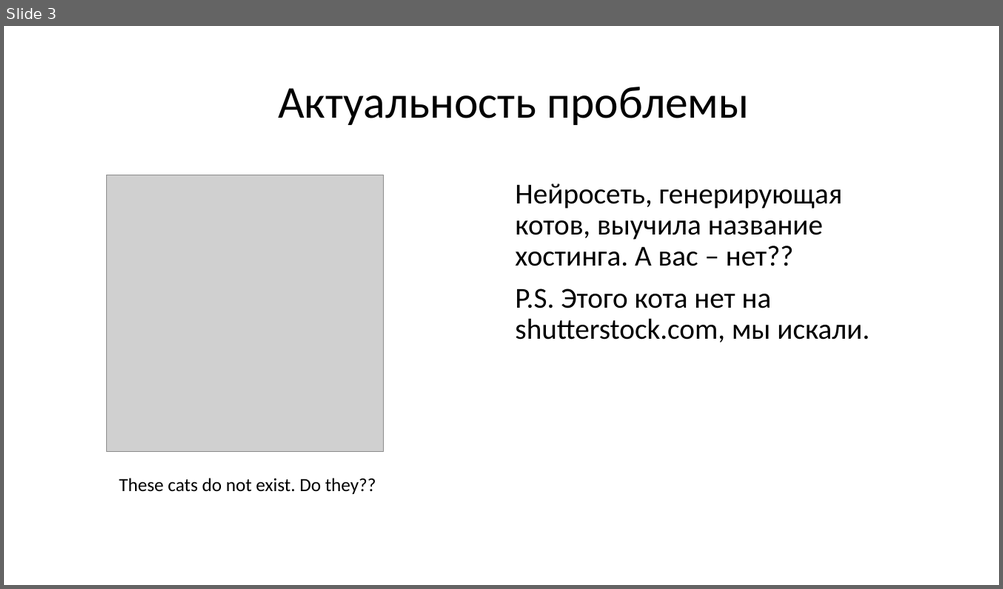
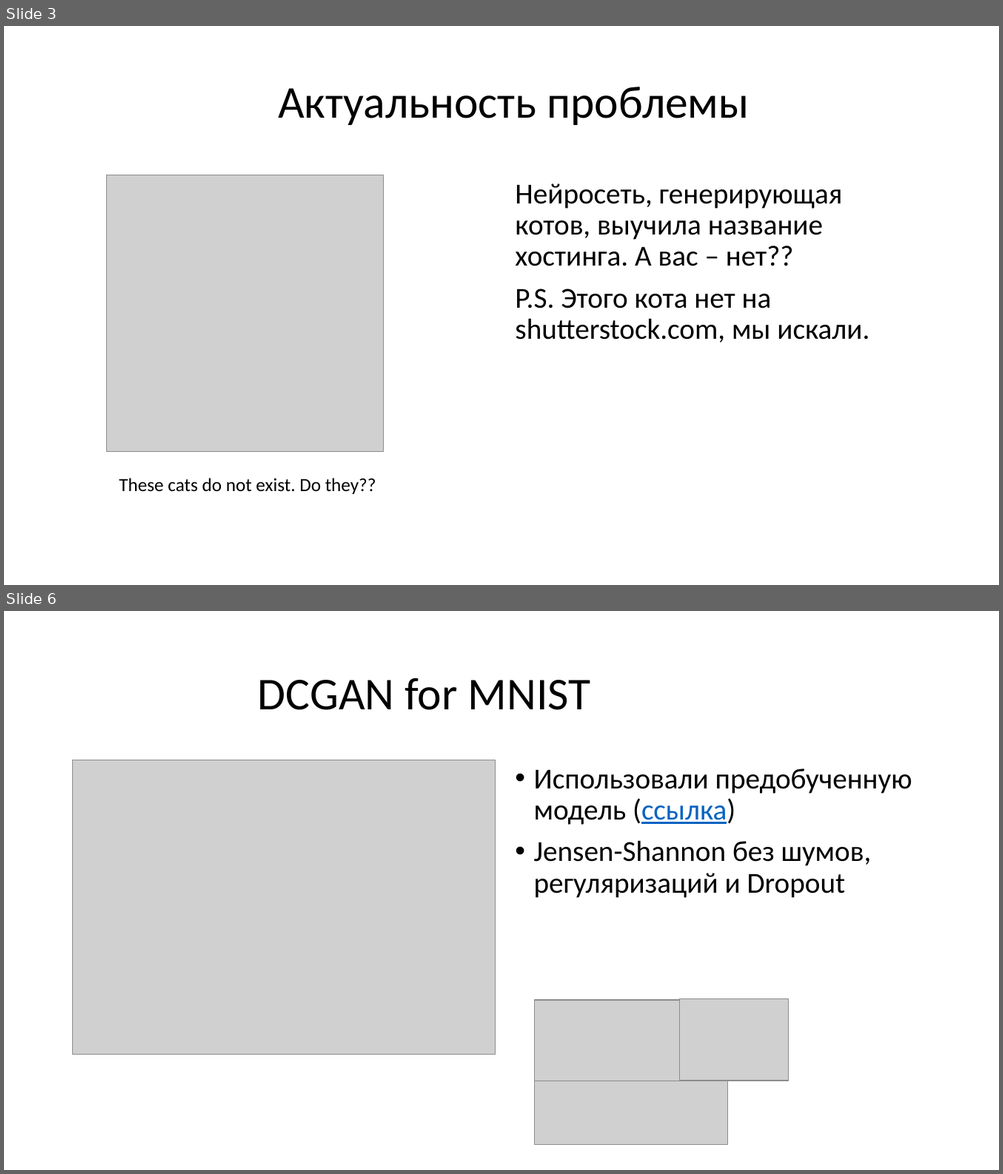
Before and after one commit to Private-ML/gan, a slide deck: GAN MNIST/some slides.pptx. Shown one above the other, each under a label of ours: slide 3 before the commit, slides 3 and 6 after it; the slides between them are not shown. The pictures are 1003x589 and 1003x1174 pixels, drawn with LibreOffice and Linux fonts; fonts in the diff are those of the drawing; grey boxes stand for pictures; background and template pictures are left out. Boxes give left, top, right and bottom in pixels: in the first picture for what was removed or moved away, otherwise in the second. Text is boxed around its words. In the diff, an @@ line names an element or a change of style, - is before the commit and + after.

```diff
--- a/GAN MNIST/some slides.pptx
+++ b/GAN MNIST/some slides.pptx
@@ slide 6 added at (x1=4, y1=611, x2=999, y2=1170), background picture (left out) @@
@@ title added at (x1=258, y1=678, x2=591, y2=710), 44 pt, text #000000 @@
+DCGAN for MNIST
@@ picture added at (x1=73, y1=760, x2=495, y2=1055) @@
@@ text added at (x1=534, y1=769, x2=912, y2=898), 28 pt, text #000000 @@
+• Использовали предобученную модель (ссылка)
+• Jensen-Shannon без шумов, регуляризаций и Dropout
@@ picture added at (x1=535, y1=1000, x2=679, y2=1082) @@
@@ picture added at (x1=679, y1=999, x2=788, y2=1081) @@
@@ picture added at (x1=535, y1=1081, x2=728, y2=1145) @@
```
Also in this commit, not shown: 5 slides changed, 7 other slides added.
